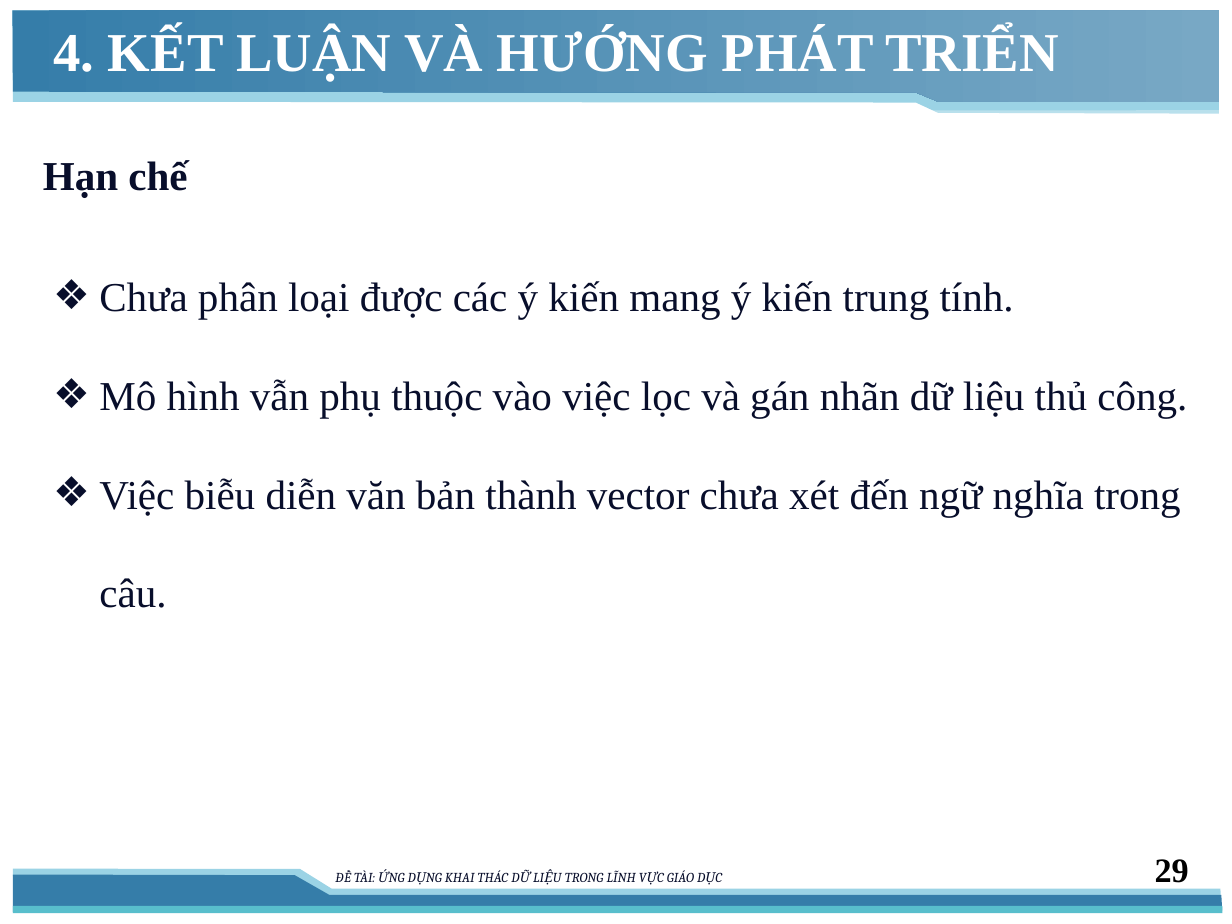
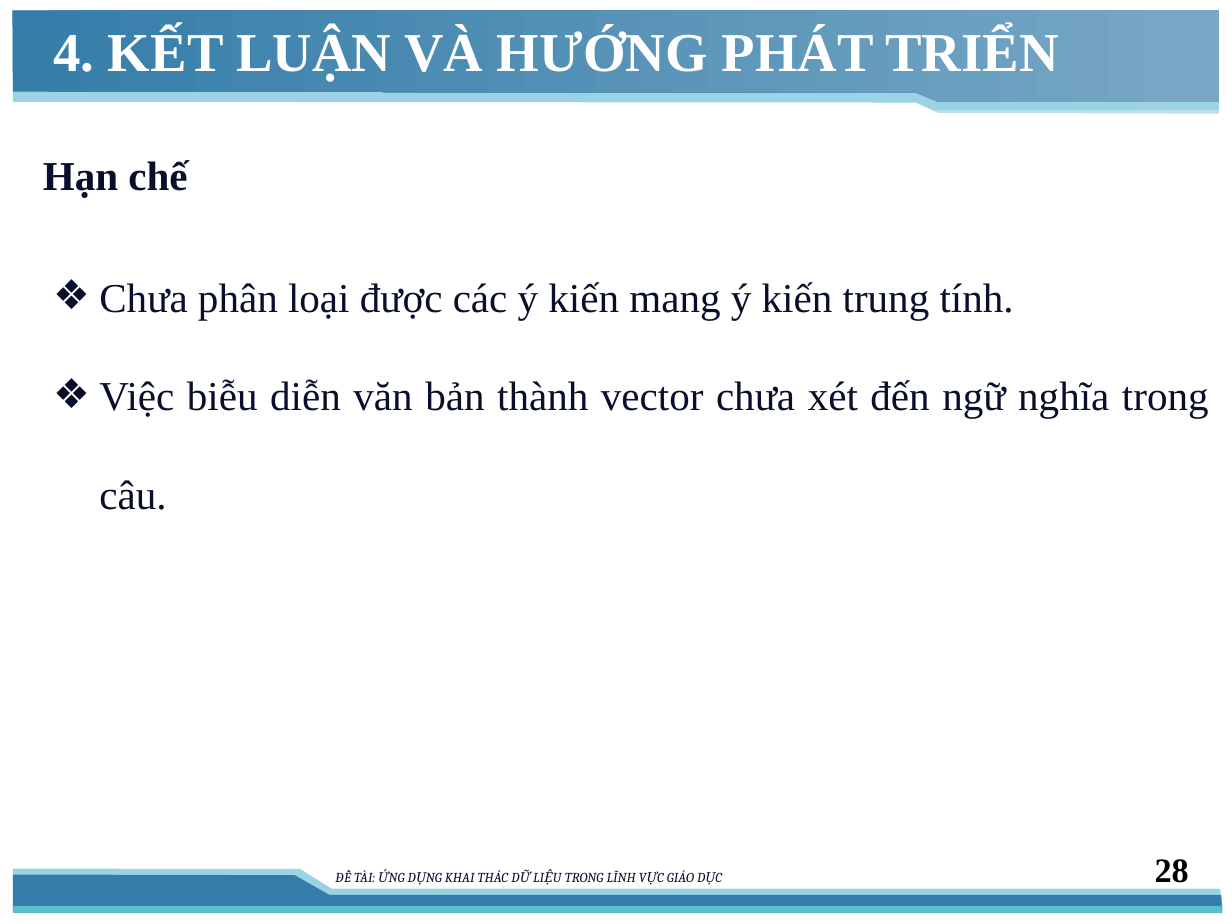
Before and after one commit to vominhquan1995/NLP, a slide deck: slide 28 of Document/16_01/ThuyetTrinh.pptx (slide 29 before the commit). Drawn at 1232x924 pixels with LibreOffice and Linux fonts; fonts in the diff are those of the drawing. Boxes give left, top, right and bottom in pixels: in the first picture for what was removed or moved away, otherwise in the second. Text is boxed around its words. In the diff, an @@ line names an element or a change of style, - is before the commit and + after.

```diff
--- a/Document/16_01/ThuyetTrinh.pptx
+++ b/Document/16_01/ThuyetTrinh.pptx
@@ text "Chưa phân loại được các ..." at [99, 282, 1209, 510]: alignment left to justified @@
@@ text at [99, 379, 1187, 418]: paragraph removed @@
-❖ Mô hình vẫn phụ thuộc vào việc lọc và gán nhãn dữ liệu thủ công.
@@ page number at [1155, 859, 1189, 883]: text changed @@
-29
+28
```
Also in this commit, not shown: 13 other slides changed, 2 slides removed.
